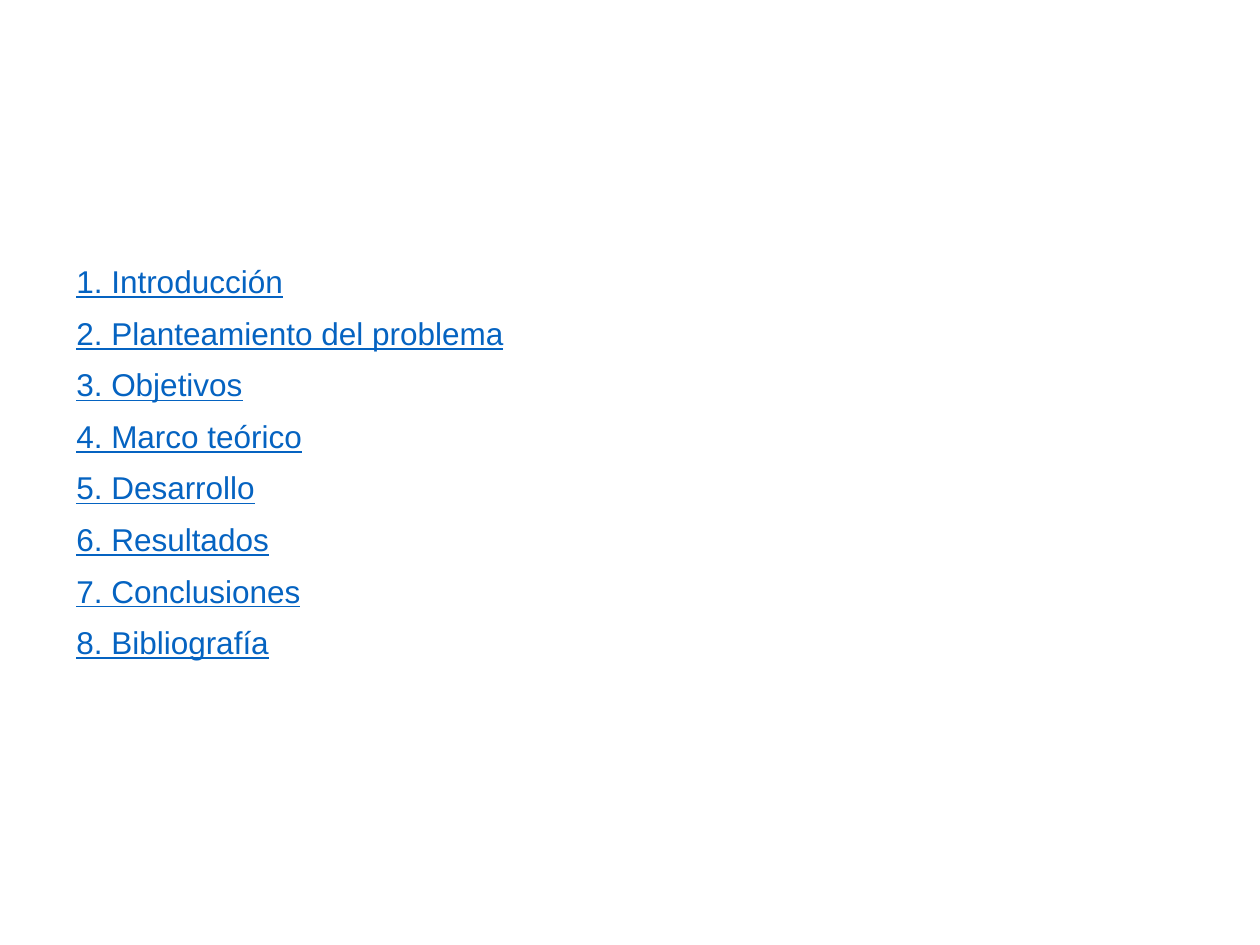
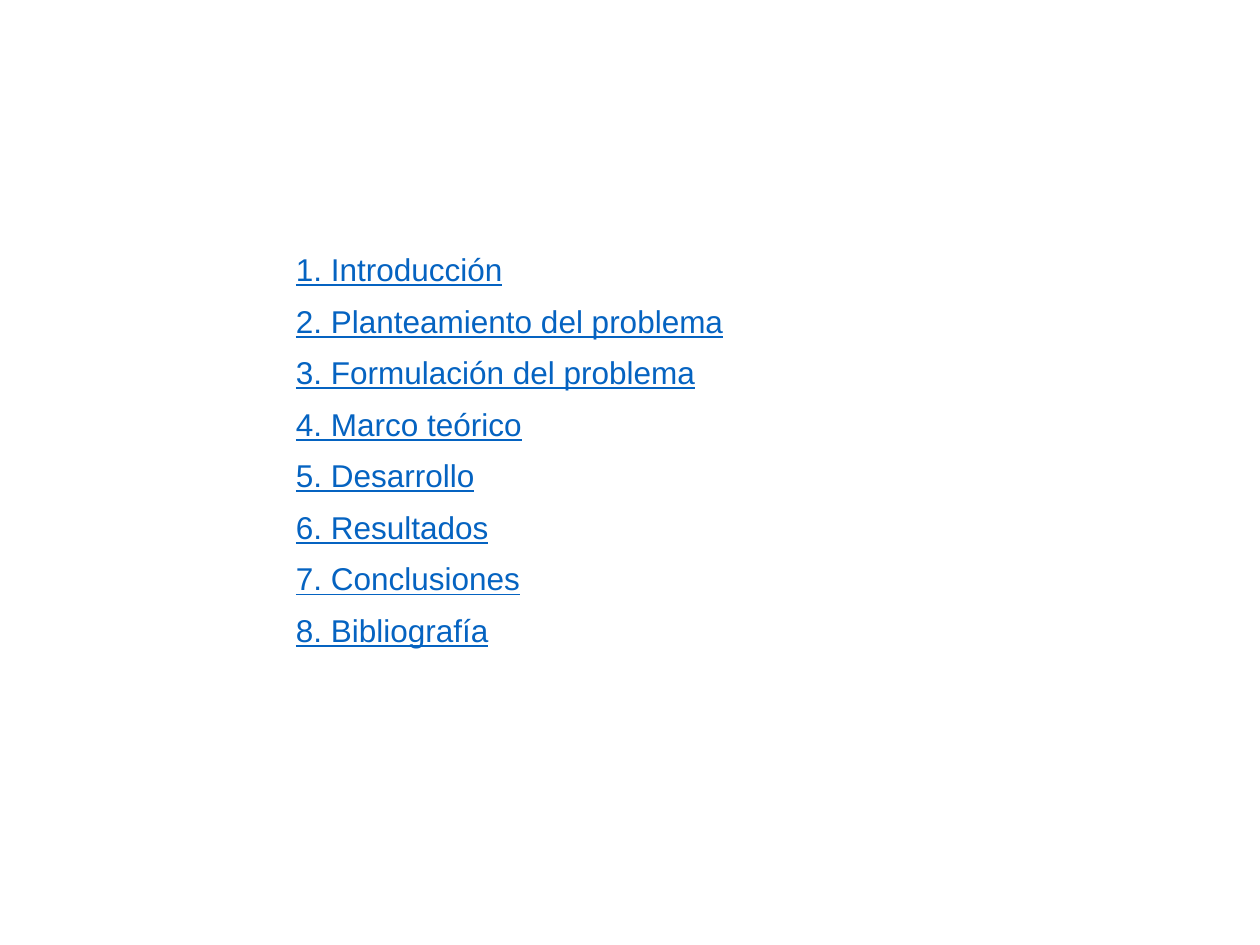
Before and after one commit to cristianpazu/Proyecto-Sanambiente, a slide deck: slide 3 of Documento(s) de proyecto de grado/Presentación del proyecto de grado.pptx. Drawn at 1260x945 pixels with LibreOffice and Linux fonts; fonts in the diff are those of the drawing; background and template pictures are left out. Boxes give left, top, right and bottom in pixels: in the first picture for what was removed or moved away, otherwise in the second. Text is boxed around its words. In the diff, an @@ line names an element or a change of style, - is before the commit and + after.

```diff
--- a/Documento(s) de proyecto de grado/Presentación del proyecto de grado.pptx
+++ b/Documento(s) de proyecto de grado/Presentación del proyecto de grado.pptx
@@ text "1. Introducción": place and size @@
-text "1. Introducción" at box(76, 269, 503, 660)
+text "1. Introducción" at box(296, 257, 723, 648)
@@ text at box(296, 360, 695, 390): text changed @@
-3. Objetivos
+3. Formulación del problema
```
Also in this commit, not shown: 17 other slides changed, 5 slides added.
